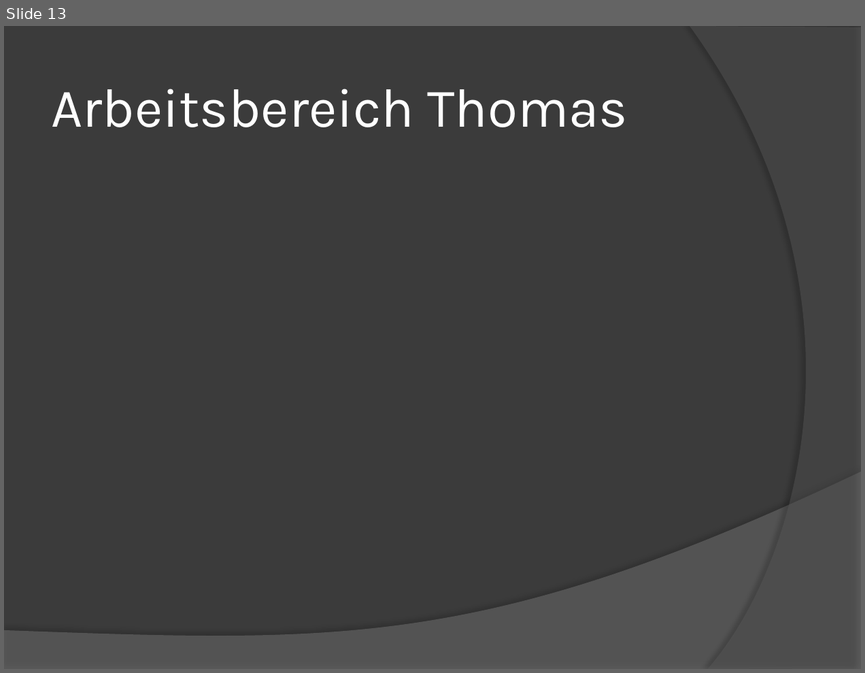
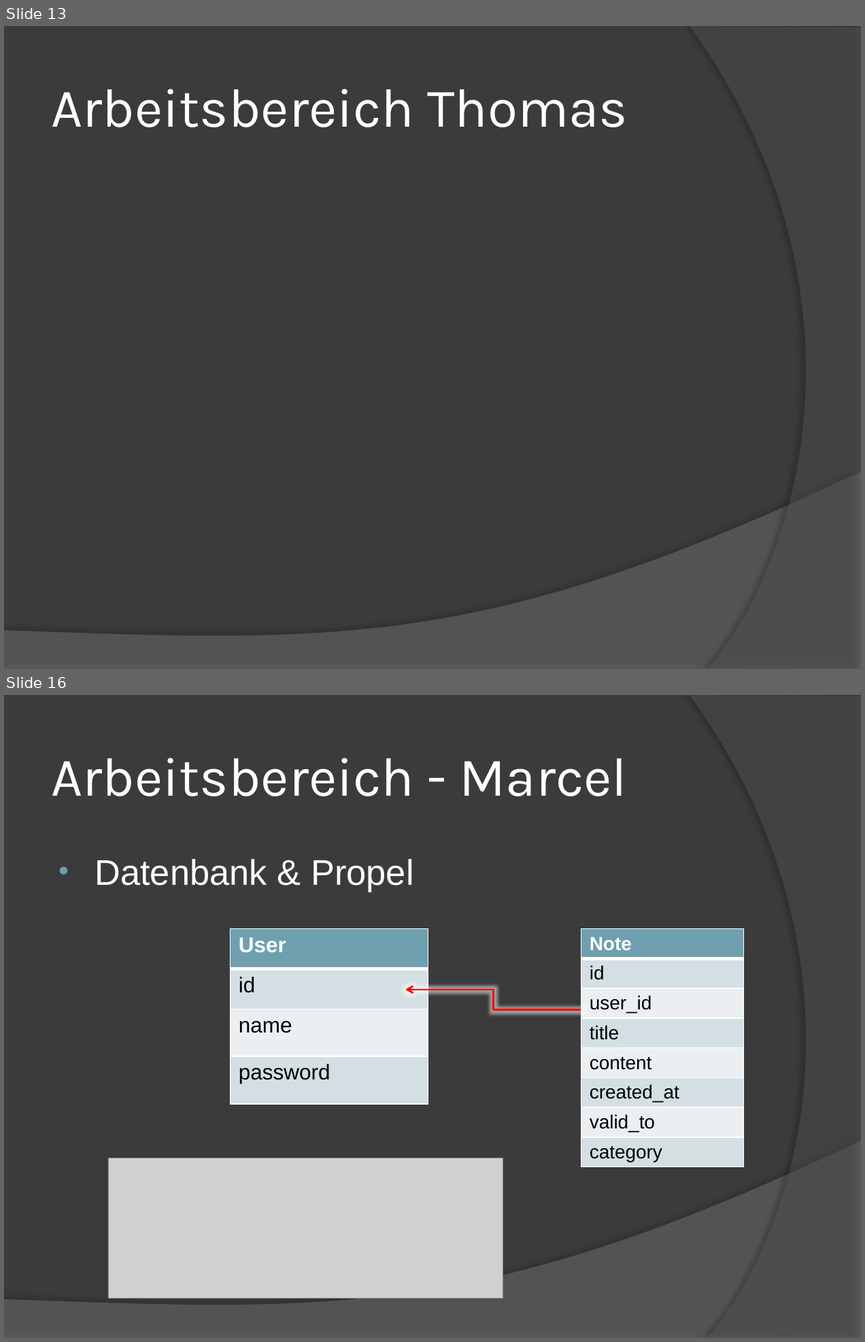
Before and after one commit to mbohlaender/pam, a slide deck: documentation/presentation.pptx. Shown one above the other, each under a label of ours: slide 13 before the commit, slides 13 and 16 after it; the slides between them are not shown. The pictures are 865x673 and 865x1342 pixels, drawn with LibreOffice and Linux fonts; fonts in the diff are those of the drawing; grey boxes stand for pictures. Boxes give left, top, right and bottom in pixels: in the first picture for what was removed or moved away, otherwise in the second. Text is boxed around its words. In the diff, an @@ line names an element or a change of style, - is before the commit and + after.

```diff
--- a/documentation/presentation.pptx
+++ b/documentation/presentation.pptx
@@ slide 16 added at <box>4,695,861,1338</box>, background #3B3B3B; not listed: 2 template elements that a slide beside it also shows @@
@@ title added at <box>51,758,628,796</box>, 46 pt, text #FFFFFF @@
+Arbeitsbereich - Marcel
@@ text added at <box>94,859,414,892</box>, 30 pt, text #FFFFFF @@
+• Datenbank & Propel
@@ table added at <box>230,929,428,1104</box>, 4 rows, 1 columns @@
+User
+id
+name
+password
@@ table added at <box>581,929,743,1180</box>, 8 rows, 1 columns @@
+Note
+id
+user_id
+title
+content
+created_at
+valid_to
+category
@@ elbow arrow added from (581, 1009) to (406, 989), #FF0000 1.5 pt @@
@@ picture added at <box>109,1157,502,1298</box> @@
```
Also in this commit, not shown: 14 other slides changed, 2 other slides added, 1 slide removed.
